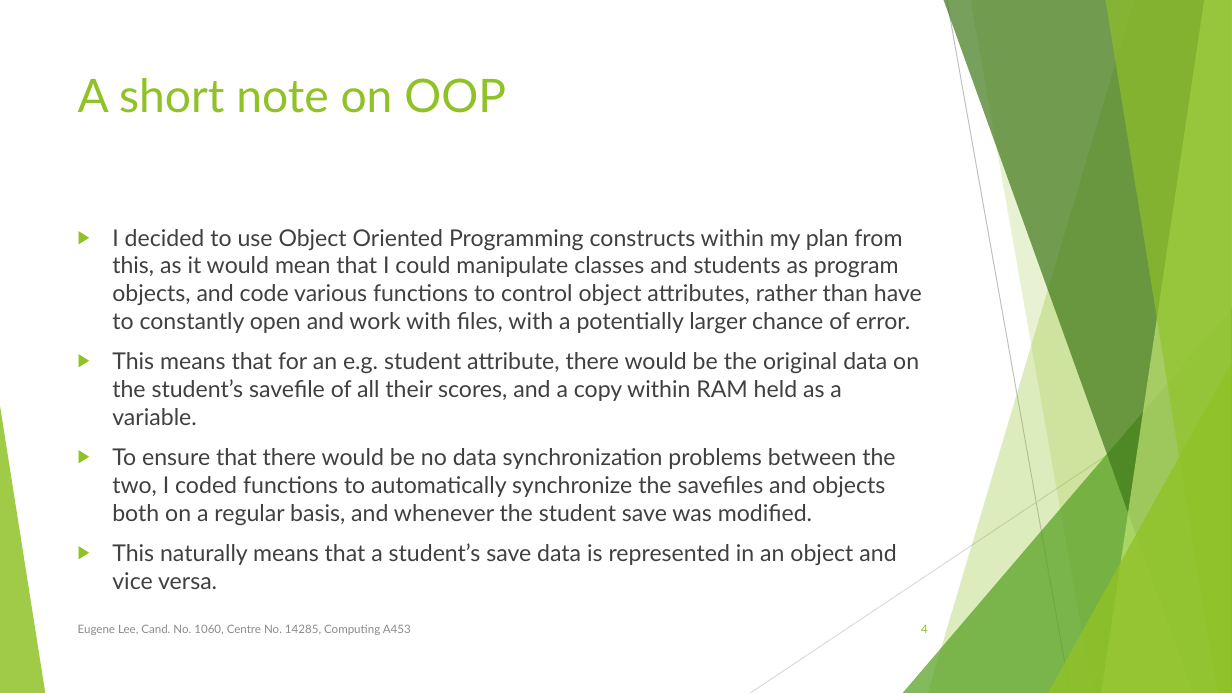
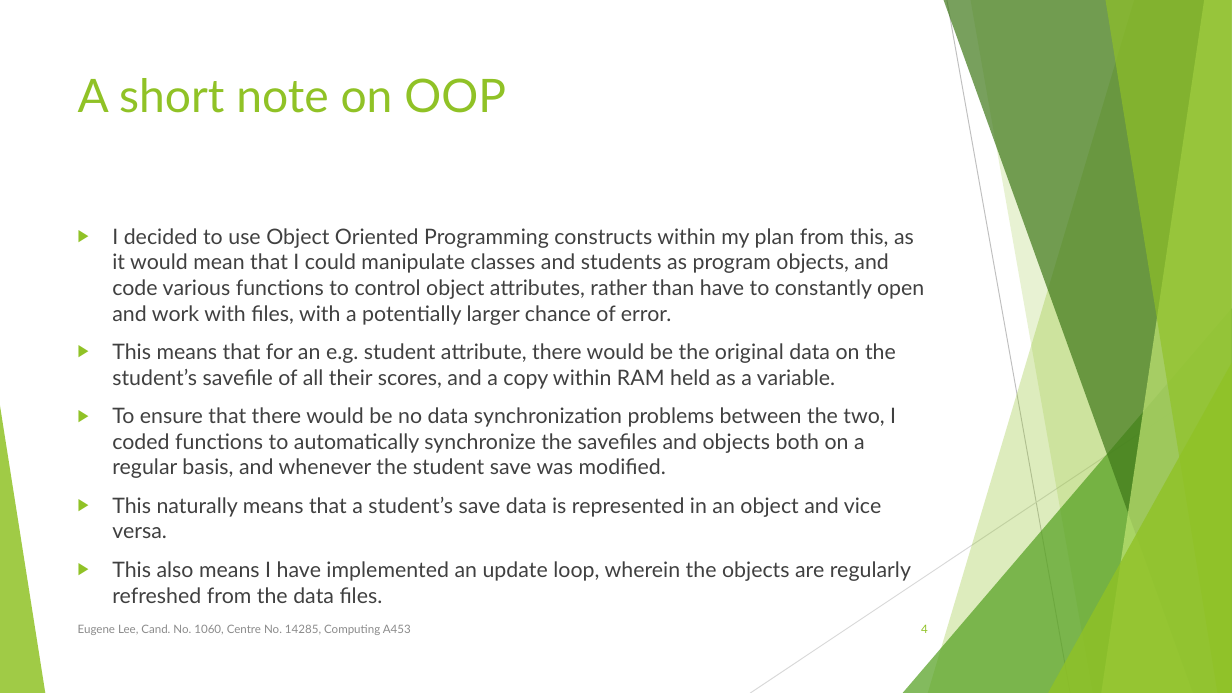
Before and after one commit to labcoatlazuli/python-arithmetic-quiz, a slide deck: slide 4 of A453 Presentation.pptx. Drawn at 1232x693 pixels with LibreOffice and Linux fonts; fonts in the diff are those of the drawing. Boxes give left, top, right and bottom in pixels: in the first picture for what was removed or moved away, otherwise in the second. Text is boxed around its words. In the diff, an @@ line names an element or a change of style, - is before the commit and + after.

```diff
--- a/A453 Presentation.pptx
+++ b/A453 Presentation.pptx
@@ text at (112, 228, 924, 538): size 18 to 16.6 pt in "I decided to use Object Oriented Programming ...", "This means that for an e.g. student ...", "To ensure that there would be no ...", "This naturally means that a student’s save ..." @@
@@ text at (112, 561, 911, 603): paragraph added @@
+▶ This also means I have implemented an update loop, wherein the objects are regularly refreshed from the data files.
```
Also in this commit, not shown: 2 slides added, 2 other files.
